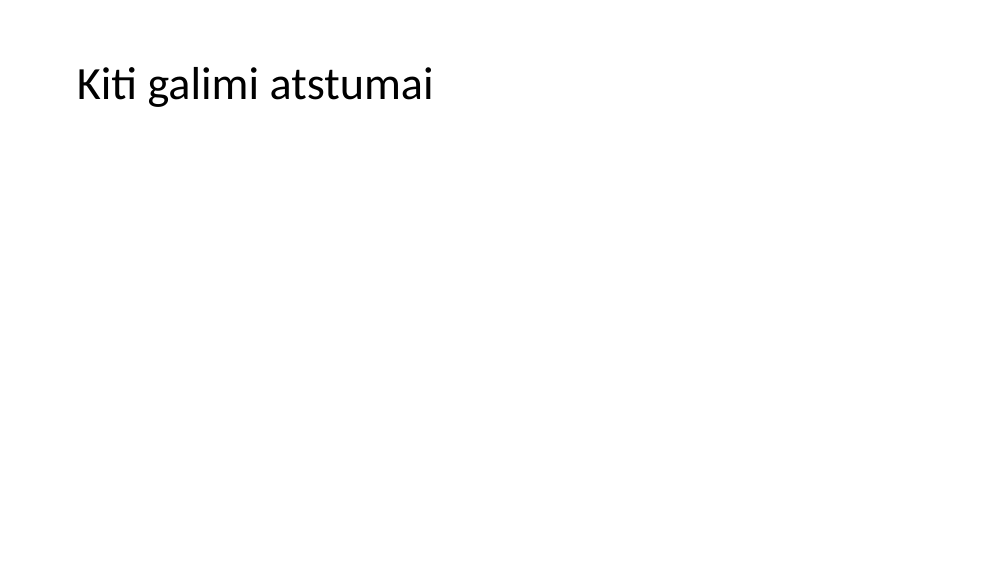
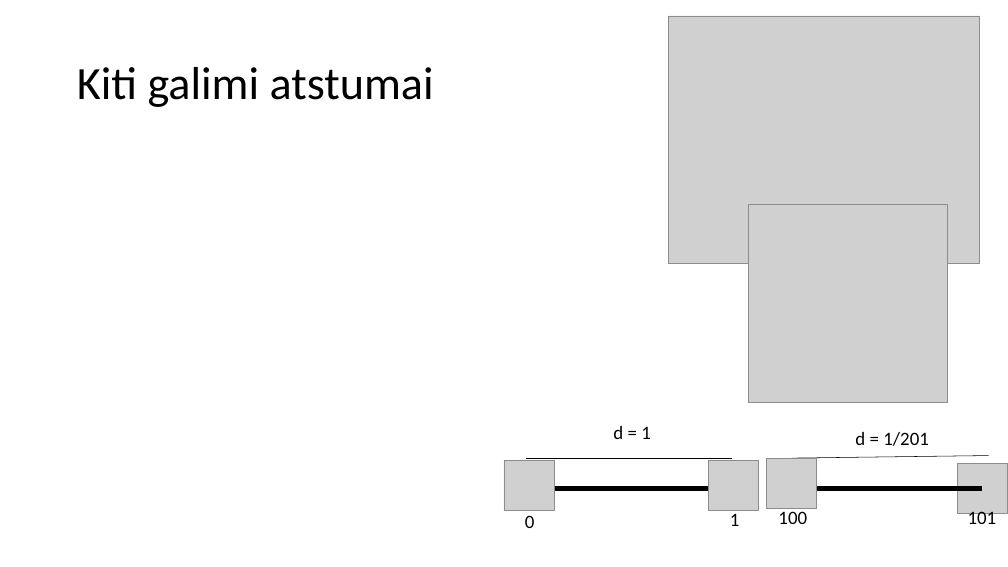
Before and after one commit to dovmar/PDVS, a slide deck: slide 7 of MDS/MDS_pristatymas.pptx. Drawn at 1008x567 pixels with LibreOffice and Linux fonts; fonts in the diff are those of the drawing; grey boxes stand for pictures. Boxes give left, top, right and bottom in pixels: in the first picture for what was removed or moved away, otherwise in the second. Text is boxed around its words. In the diff, an @@ line names an element or a change of style, - is before the commit and + after.

```diff
--- a/MDS/MDS_pristatymas.pptx
+++ b/MDS/MDS_pristatymas.pptx
@@ picture added at (668, 16, 979, 264) @@
@@ picture added at (749, 204, 948, 402) @@
@@ text added at (613, 426, 651, 439), 18 pt, text #000000 @@
+d = 1
@@ text added at (855, 432, 929, 446), 18 pt, text #000000 @@
+d = 1/201
@@ picture added at (504, 461, 554, 510) @@
@@ line added from (526, 458) to (732, 458), #000000 0.5 pt @@
@@ picture added at (709, 461, 758, 510) @@
@@ picture added at (767, 458, 817, 508) @@
@@ line added from (792, 458) to (989, 456), #000000 0.5 pt @@
@@ picture added at (958, 464, 1008, 513) @@
@@ line added from (529, 489) to (734, 489), #000000 4.5 pt @@
@@ line added from (777, 489) to (982, 489), #000000 4.5 pt @@
@@ text added at (968, 509, 997, 524), 18 pt, text #000000 @@
+101
@@ text added at (525, 515, 535, 528), 18 pt, text #000000 @@
+0
@@ text added at (730, 513, 740, 526), 18 pt, text #000000 @@
+1
@@ text added at (778, 511, 807, 524), 18 pt, text #000000 @@
+100
```
Also in this commit, not shown: 10 other slides changed, 5 slides added, 3 slides removed, 3 other files.
